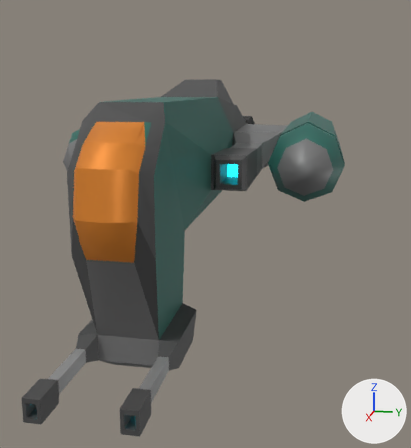
The glTF model src/assets/models/Hauler-T-2-Ship-v01.glb, before and after one commit.
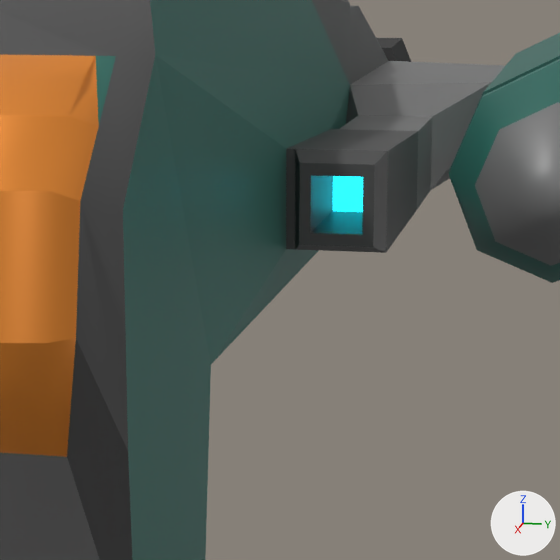
There are two pictures of each version: one whole from a 50 mm lens placed at (21.5, 4.47, 2.83), pointed at (0.67, 0.31, -2.37), one close up on the part from 27% to 75% of the width and 23% to 67% of the height. Lighting does not change. The marker at lower right points along +X, +Y and +Z. The last two pictures show the newer version. Vertices at exactly the same position are counted once.

Objects in the first close-up: 'Ship'.
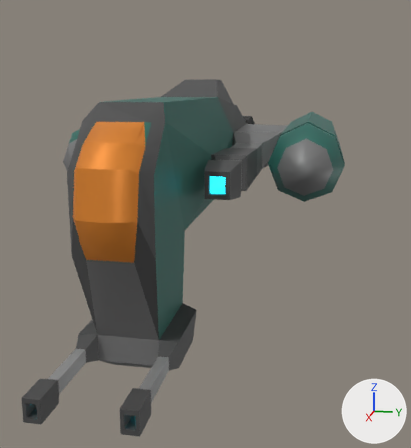
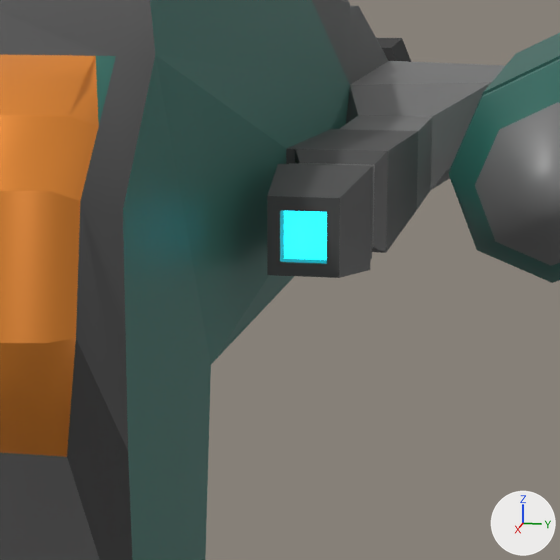
The change, as a diff of the scene's bpy script:
```diff
--- a/src/assets/models/Hauler-T-2-Ship-v01.glb.py
+++ b/src/assets/models/Hauler-T-2-Ship-v01.glb.py
@@ me_cube @@
 # used by ob_ship; location = (0.0, 0.0, 0.0)
-me_cube.from_pydata(...)  # 515 vertices, 1034 faces; spans x -11.4..12.0, y -5.4..5.4, z -4.3..3.0
+me_cube.from_pydata(...)  # 571 vertices, 1146 faces; spans x -11.4..12.0, y -5.4..5.4, z -4.3..3.0
+# me_cube part 1
+# 12 vertices are removed from x 3.1..4.6, y -2.1..2.1, z -0.1..0.5
+# 31 faces are deleted
+# 4 vertices move from x 4.6, y -2.1..2.1, z -0.1..0.5 to x 5.0, y -2.2..2.2, z -0.3..0.6
+# 60 vertices are added at x 5.0..6.6, y -2.3..2.3, z -0.4..0.7
+# 8 new vertices lie (0.0, 0.6, 0.0) away from vertices in x 6.1..6.6, y -2.1..1.5, z -0.2..0.6
+# 112 new faces join them, mat_material (dark grey #4a4a4a)
+# 27 new faces join them, mat_material_005 (grey #7d7d7d)
+# 4 new faces join them, mat_material_008 (cyan #90dce7, glowing cyan #00e7ff)
+# me_cube part 2: 5 faces spanning x 4.6..5.0, y -2.2..2.2, z -0.3..0.6 switch from mat_material (dark grey #4a4a4a) to mat_material_005 (grey #7d7d7d)
 me_cube.materials.append(mat_material_001)
```

Location of each change, [x1, y1, x2, y2] in pixels of the close-ups (560 x 560 px):
part 1 of me_cube, built on: before [299, 163, 374, 245]; after [267, 163, 374, 278]
part 2 of me_cube, recoloured: before [300, 165, 375, 247]; after [372, 165, 375, 248]
